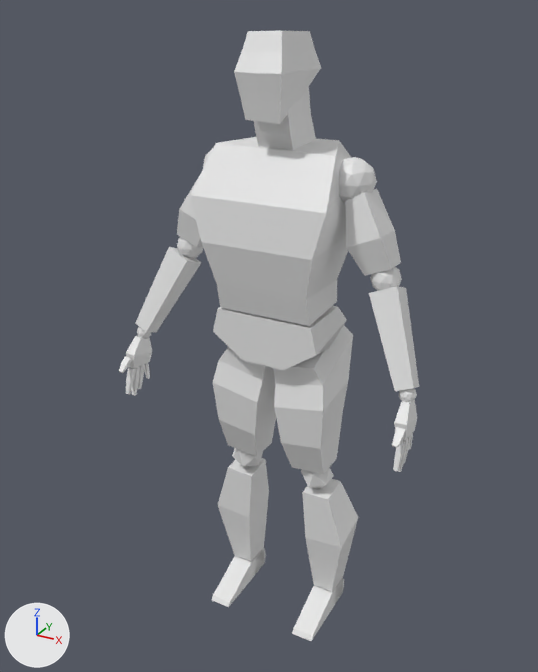
One commit to the glTF model slash_world/player_character.glb: the scene before it, then after it.
Both versions are drawn from a camera (50 mm lens) standing at (3.77, -6.71, 7.48) and looking at (-0.14, 0.4, 3.93). Arrows for +X, +Y and +Z are at lower left; the lights stay in place. The older version comes first. Where no turn or scale is listed for an object, it has been applied to the vertices.
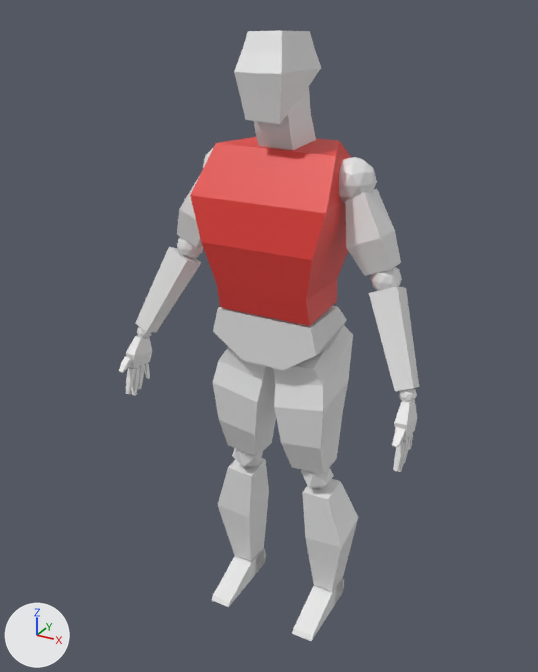
Where the newer file only moved an object's origin or applied its transform, the numbers keep the older frame.

What changed in the scene script:
```text
Add mat_material_002:
    mat_material_002 = principled_material('Material.002')
    mat_material_002.base_color = (0.8, 0.0513, 0.0429)  # red #e7403a
Change me_cube_003:
    where me_cube_003.from_pydata(...)  # 20 vertices, 36 faces; spans x -0.82..0.79, y -0.19..1.1, z 4.35..6.17
    add me_cube_003.materials.append(mat_material_002)  # red #e7403a
```

Location of each change, [x1, y1, x2, y2] in pixels of the pictures (538 x 672 px):
'Cube.002', recoloured (white to red)
    both: [190, 137, 352, 326]
